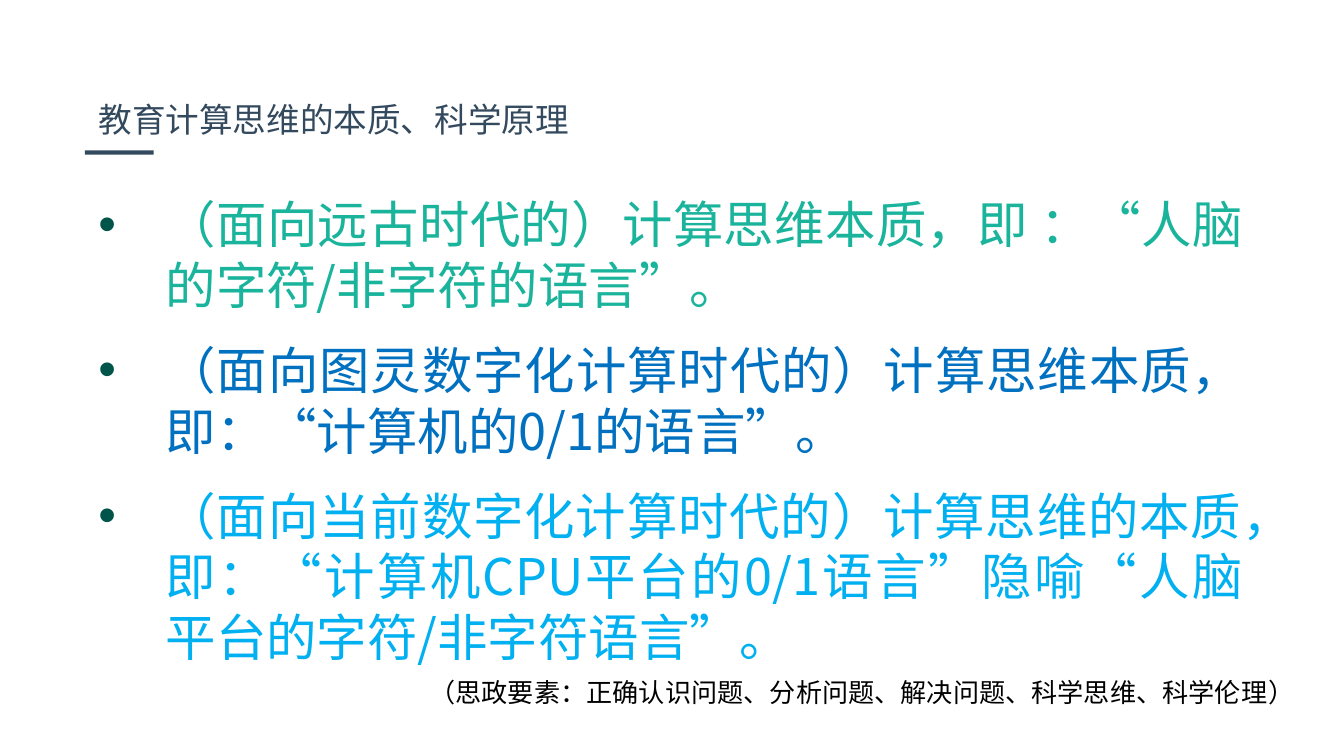
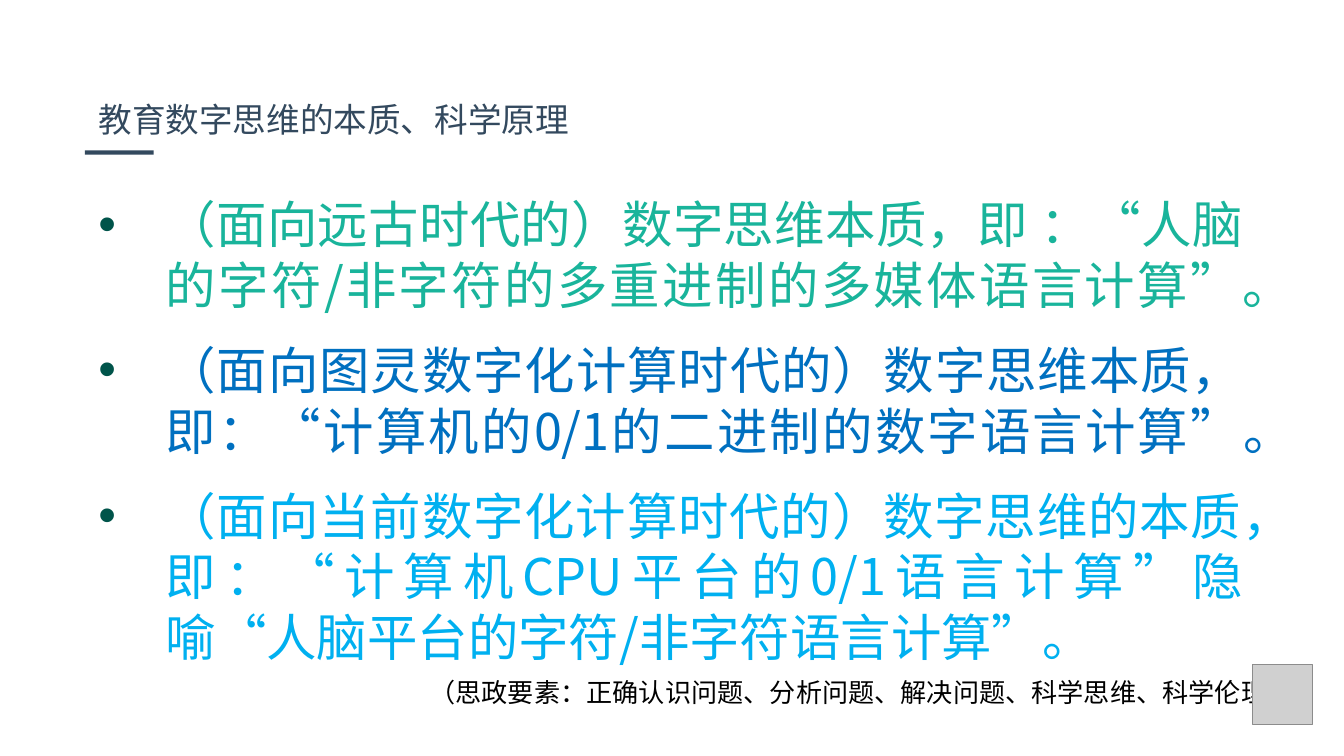
Before and after one commit to jbhuang99/WebEdu_LocalVersion_YuQin_DotNetCore2.1, a slide deck: slide 5 of wwwroot/webCourse/Templates/Bitmap-Video-2D-PPT.pptx. Drawn at 1344x756 pixels with LibreOffice and Linux fonts; fonts in the diff are those of the drawing; grey boxes stand for pictures; background and template pictures are left out. Boxes give left, top, right and bottom in pixels: in the first picture for what was removed or moved away, otherwise in the second. Text is boxed around its words. In the diff, an @@ line names an element or a change of style, - is before the commit and + after.

```diff
--- a/wwwroot/webCourse/Templates/Bitmap-Video-2D-PPT.pptx
+++ b/wwwroot/webCourse/Templates/Bitmap-Video-2D-PPT.pptx
@@ text at bbox=[98, 103, 568, 135]: text changed @@
-教育计算思维的本质、科学原理
+教育数字思维的本质、科学原理
@@ text at bbox=[166, 200, 1294, 665]: text changed @@
-• （面向远古时代的）计算思维本质，即 ：“人脑的字符/非字符的语言”。
-• （面向图灵数字化计算时代的）计算思维本质，即：“计算机的0/1的语言”。
-• （面向当前数字化计算时代的）计算思维的本质，即：“计算机CPU平台的0/1语言”隐喻“人脑平台的字符/非字符语言”。
+• （面向远古时代的）数字思维本质，即 ：“人脑的字符/非字符的多重进制的多媒体语言计算”。
+• （面向图灵数字化计算时代的）数字思维本质，即：“计算机的0/1的二进制的数字语言计算”。
+• （面向当前数字化计算时代的）数字思维的本质，即：“计算机CPU平台的0/1语言计算”隐喻“人脑平台的字符/非字符语言计算”。
@@ picture added at bbox=[1253, 664, 1312, 723] @@
```
Also in this commit, not shown: 9 other slides changed.
